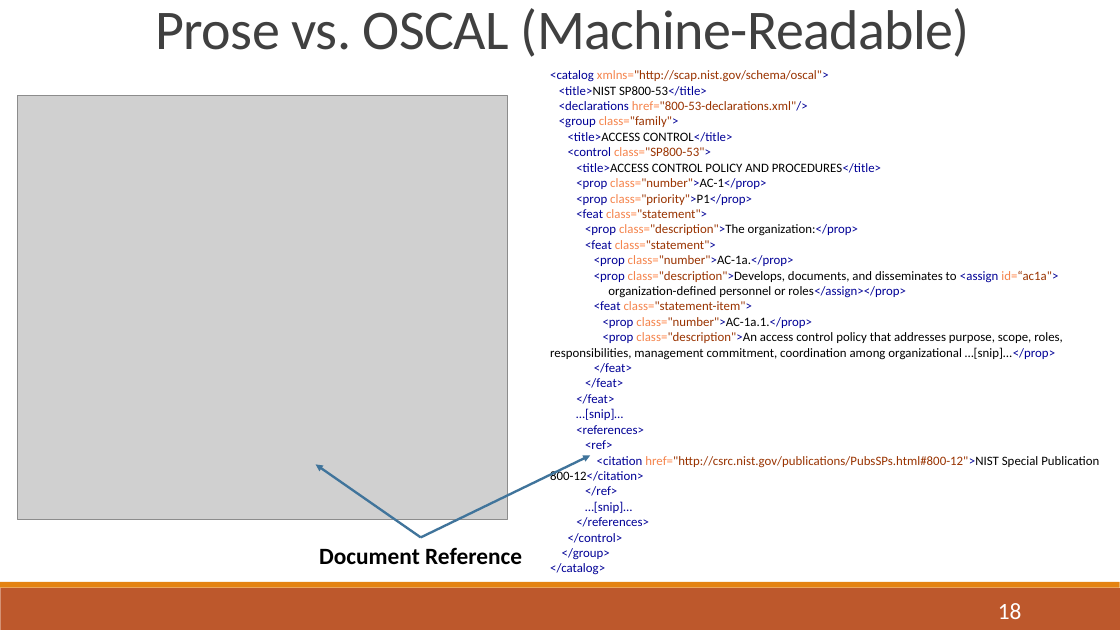
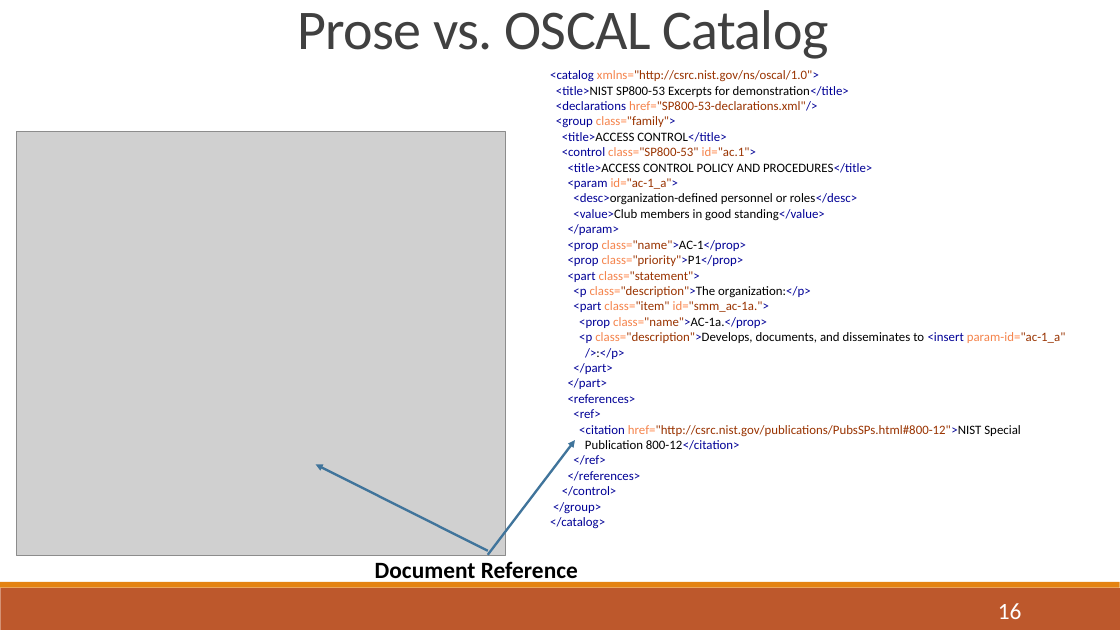
Before and after one commit to usnistgov/OSCAL, a slide deck: slide 16 of docs/presentations/OSCAL Overview 20170810 with draft notes.pptx (slide 18 before the commit). Drawn at 1120x630 pixels with LibreOffice and Linux fonts; fonts in the diff are those of the drawing; grey boxes stand for pictures. Boxes give left, top, right and bottom in pixels: in the first picture for what was removed or moved away, otherwise in the second. Text is boxed around its words. In the diff, an @@ line names an element or a change of style, - is before the commit and + after.

```diff
--- a/docs/presentations/OSCAL Overview 20170810 with draft notes.pptx
+++ b/docs/presentations/OSCAL Overview 20170810 with draft notes.pptx
@@ text at <box>297,10,828,59</box>: text changed @@
-Prose vs. OSCAL (Machine-Readable)
+Prose vs. OSCAL Catalog
@@ text at <box>550,70,1066,529</box>: text changed @@
-<catalog xmlns="http://scap.nist.gov/schema/oscal">
-<title>NIST SP800-53</title>
-<declarations href="800-53-declarations.xml"/>
-<group class="family">
-<title>ACCESS CONTROL</title>
-<control class="SP800-53">
-<title>ACCESS CONTROL POLICY AND PROCEDURES</title>
-<prop class="number">AC-1</prop>
-<prop class="priority">P1</prop>
-<feat class="statement">
-<prop class="description">The organization:</prop>
-<feat class="statement">
-<prop class="number">AC-1a.</prop>
-<prop class="description">Develops, documents, and disseminates to <assign id=“ac1a">
-organization-defined personnel or roles</assign></prop>
-<feat class="statement-item">
-<prop class="number">AC-1a.1.</prop>
-<prop class="description">An access control policy that addresses purpose, scope, roles, responsibilities, management commitment, coordination among organizational …[snip]…</prop>
-</feat>
-</feat>
-</feat>
-…[snip]…
-<references>
-<ref>
-<citation href="http://csrc.nist.gov/publications/PubsSPs.html#800-12">NIST Special Publication 800-12</citation>
-</ref>
-…[snip]…
-</references>
-</control>
-</group>
-</catalog>
+<catalog xmlns="http://csrc.nist.gov/ns/oscal/1.0">
+<title>NIST SP800-53 Excerpts for demonstration</title>
+<declarations href="SP800-53-declarations.xml"/>
+<group class="family">
+<title>ACCESS CONTROL</title>
+<control class="SP800-53" id="ac.1">
+<title>ACCESS CONTROL POLICY AND PROCEDURES</title>
+<param id="ac-1_a">
+<desc>organization-defined personnel or roles</desc>
+<value>Club members in good standing</value>
+</param>
+<prop class="name">AC-1</prop>
+<prop class="priority">P1</prop>
+<part class="statement">
+<p class="description">The organization:</p>
+<part class="item" id="smm_ac-1a.">
+<prop class="name">AC-1a.</prop>
+<p class="description">Develops, documents, and disseminates to <insert param-id="ac-1_a"
+/>:</p>
+</part>
+</part>
+<references>
+<ref>
+<citation href="http://csrc.nist.gov/publications/PubsSPs.html#800-12">NIST Special
+Publication 800-12</citation>
+</ref>
+</references>
+</control>
+</group>
+</catalog>
@@ picture: place and size @@
-picture at <box>18,96,507,520</box>
+picture at <box>16,132,506,556</box>
@@ arrow moved from (421, 538) - (591, 455) to (488, 555) - (576, 440) @@
@@ arrow moved from (421, 538) - (316, 465) to (488, 551) - (316, 465) @@
@@ text "Document Reference" rewrapped from <box>319,547,522,564</box> to <box>375,561,578,584</box> @@
@@ page number at <box>998,603,1022,619</box>: text changed @@
-18
+16
```
Also in this commit, not shown: 13 other slides changed, 4 slides added, 1 other file.
